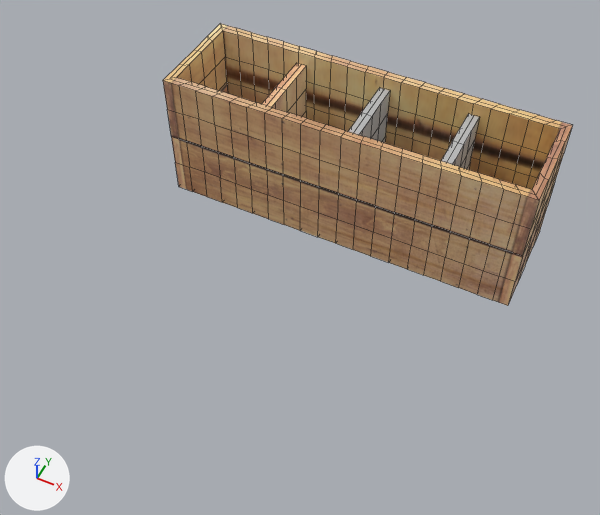
The FBX model Assets/Models/Greenhouse/Garden Beds/Garden Bed 4.fbx as it was, and as the next commit left it.
Before and after are seen from a camera (50 mm lens) standing at (1.46, -4.32, 2.61) and looking at (0.46, -2.32, 0.11). The lights are fixed; the arrows at lower left show +X, +Y and +Z. Mesh edges are drawn as thin lines.

In view in the first picture: 'pasted__pasted__pCube5', 'pasted__pasted__pCube6', 'pasted__pasted__pasted__pCube6', 'pasted__pasted__pasted__pCube6.001'.
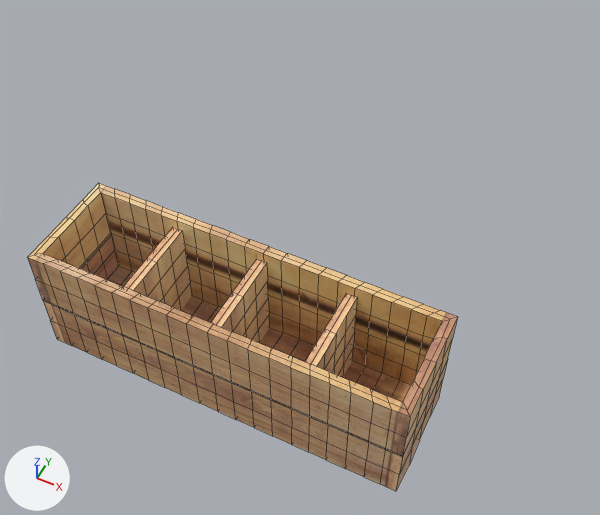
The change, as a diff of the scene's bpy script:
```diff
--- a/Assets/Models/Greenhouse/Garden Beds/Garden Bed 4.fbx.py
+++ b/Assets/Models/Greenhouse/Garden Beds/Garden Bed 4.fbx.py
@@ me_mesh_003 @@
 me_mesh_003.from_pydata(...)  # 58 vertices, 48 faces; spans x -0.5..0.5, y -0.5..0.5, z -0.5..0.5
-me_mesh_003.materials.append(mat_default_material)  # grey #bcbcbc
+me_mesh_003.materials.append(mat_garden_box_divisors)  # picture img_gardenbeddivisorstexture_png
@@ me_mesh_1 @@
+me_mesh_1 = me_mesh_003.copy(); me_mesh_1.name = 'Mesh'  # the mesh of ob_pasted__pasted__pasted__pcube6_001
@@ ob_pasted__pasted__pasted__pcube6 @@
-ob_pasted__pasted__pasted__pcube6 = bpy.data.objects.new('pasted__pasted__pasted__pCube6', me_mesh_002)
-ob_pasted__pasted__pasted__pcube6.parent = ob_pasted__pasted__group7
-ob_pasted__pasted__pasted__pcube6.location = (15.07, 27.45, -93.57)
-ob_pasted__pasted__pasted__pcube6.scale = (4.56, 47.5, 37.2)
+ob_pasted__pasted__pasted__pcube6 = bpy.data.objects.new('pasted__pasted__pasted__pCube6', me_mesh_003)
+ob_pasted__pasted__pasted__pcube6.parent = ob_pasted__pasted__group8
+ob_pasted__pasted__pasted__pcube6.location = (0.0, -2.414, -13.11)
+ob_pasted__pasted__pasted__pcube6.scale = (4.56, 42.6, 37.2)
@@ ob_pasted__pasted__pcube6 @@
 ob_pasted__pasted__pcube6 = bpy.data.objects.new('pasted__pasted__pCube6', me_mesh_001)
-ob_pasted__pasted__pcube6.parent = ob_pasted__group11
-ob_pasted__pasted__pcube6.location = (15.07, 29.87, -36.17)
-ob_pasted__pasted__pcube6.scale = (4.56, 47.5, 37.2)
+ob_pasted__pasted__pcube6.parent = ob_pasted__pasted__group7
+ob_pasted__pasted__pcube6.location = (0.0, -2.414, -13.11)
+ob_pasted__pasted__pcube6.scale = (4.56, 42.6, 37.2)
@@ ob_pasted__pasted__pasted__pcube6_001 @@
-ob_pasted__pasted__pasted__pcube6_001 = bpy.data.objects.new('pasted__pasted__pasted__pCube6.001', me_mesh_003)
-ob_pasted__pasted__pasted__pcube6_001.parent = ob_pasted__pasted__group8
-ob_pasted__pasted__pasted__pcube6_001.location = (15.07, 27.45, -93.57)
-ob_pasted__pasted__pasted__pcube6_001.scale = (4.56, 47.5, 37.2)
+ob_pasted__pasted__pasted__pcube6_001 = bpy.data.objects.new('pasted__pasted__pasted__pCube6.001', me_mesh_1)
+ob_pasted__pasted__pasted__pcube6_001.parent = ob_group14
+ob_pasted__pasted__pasted__pcube6_001.location = (0.0, 0.0, -0.245)
+ob_pasted__pasted__pasted__pcube6_001.scale = (4.56, 42.6, 37.2)
@@ ob_pasted__pasted__pcube5 @@
 ob_pasted__pasted__pcube5.parent = ob_pasted__group11
-ob_pasted__pasted__pcube5.location = (50.78, 29.87, -36.17)
-ob_pasted__pasted__pcube5.scale = (154.0, 58.4, 50.8)
+ob_pasted__pasted__pcube5.location = (37.58, 0.0, 44.29)
+ob_pasted__pasted__pcube5.scale = (155.0, 52.3, 50.8)
```

Changed parts and their boxes [x1, y1, x2, y2] in the pictures (600 x 515 px):
'pasted__pasted__pCube5', moved, rescaled (9% taller): before [163, 24, 573, 306]; after [27, 183, 457, 491]
'pasted__pasted__pasted__pCube6.001', recoloured, reshaped, moved, rescaled: before [441, 114, 479, 169]; after [123, 228, 192, 310]
'pasted__pasted__pCube6', moved, rescaled: before [262, 63, 306, 118]; after [211, 260, 269, 342]
'pasted__pasted__pasted__pCube6', recoloured, reshaped, moved, rescaled: before [348, 88, 390, 143]; after [305, 294, 357, 377]
